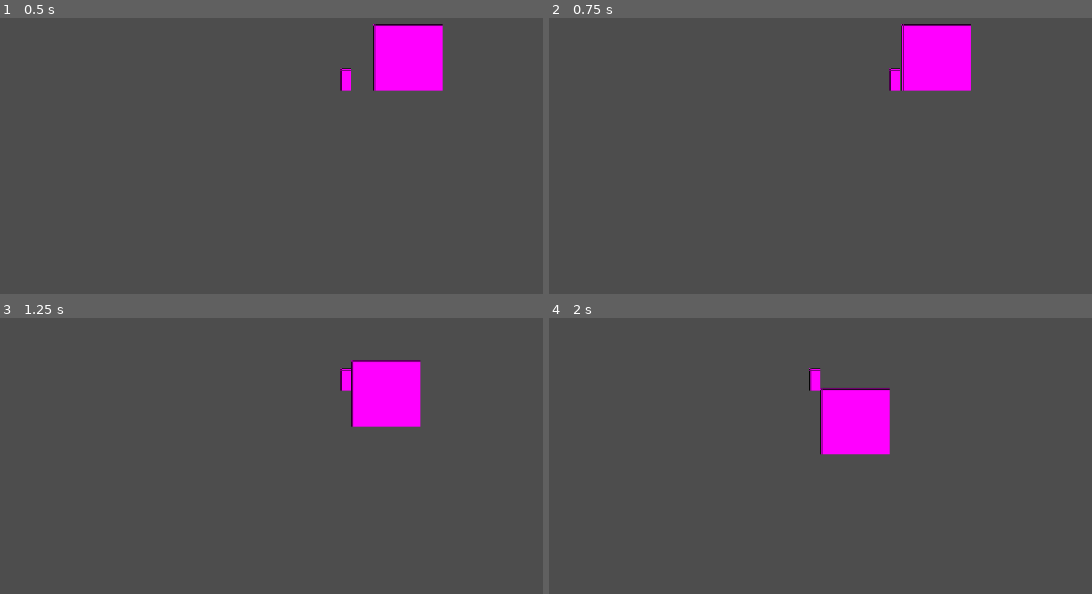
Above: before the commit, frames 1-4 (two rows, left to right).
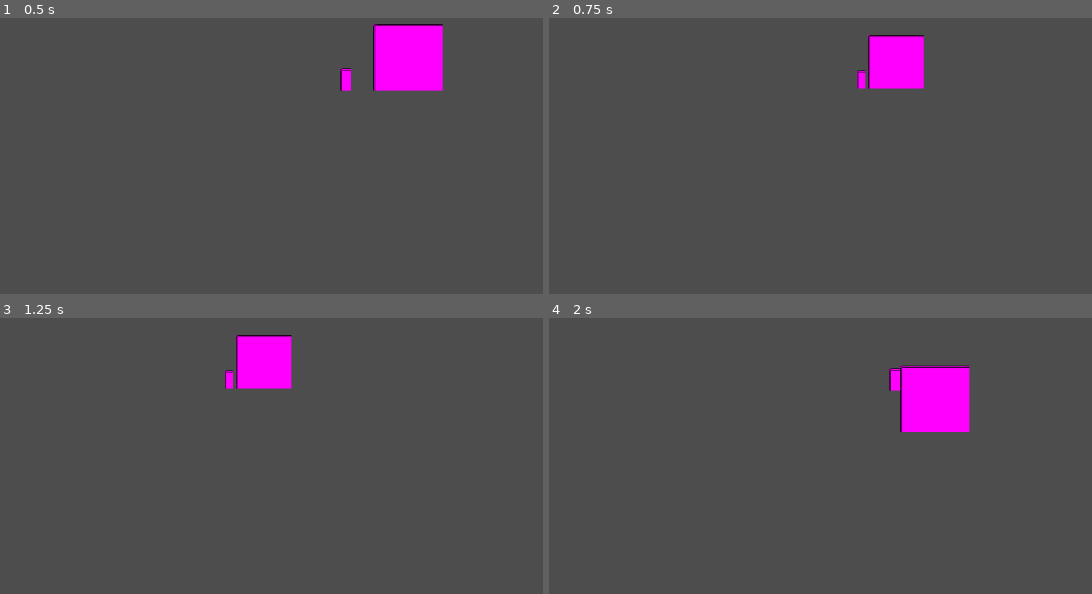
Above: after the commit, the same moments.

Repository: INV-matt/GMTK-game-jam
Game: Godot game, scene res://Scenes/main.tscn
Two runs of this game, one before a commit and one after it. Both use one fixed random seed, a clock stepped at 60 frames per second and the inputs below.
Inputs:
- Up to frame 1 (0.5 s): no input
- Up to frame 2 (0.75 s): hold D (pl_right) from 0.53 s (still down); hold Tab (pl_scout) from 0.53 s (still down)
- Up to frame 3 (1.25 s): keep holding D (pl_right); keep holding Tab (pl_scout); tap Space (pl_jump) at 0.77, 0.8, 1.07 s
- Up to frame 4 (2 s): keep holding D (pl_right); release Tab (pl_scout) at 1.28 s; tap Space (pl_jump) at 1.35, 1.52, 1.82 s; tap Tab (pl_scout) at 1.55 s

Frame 1 is identical in both runs. In frame 2, 3.7% of the frame differs, in the area x 56-78%, y 2-27%; in frame 3, 5.4%; in frame 4, 6.6%, in the area x 47-78%, y 17-50%.

Commit message:
Basic Scout Ability, still WIP

Diff:
--- a/Scripts/camera_movement.gd
+++ b/Scripts/camera_movement.gd
@@ -18,10 +18,14 @@
 
 
 func _on_scout_enter() -> void:
+  print("scout entered")
+  zoom *= .8
   _isScouting = true
   return
 
 func _on_scout_exit() -> void:
+  print("scout exited")
+  zoom /= .8
   position = Vector2(0, 0)
   _isScouting = false
   return
--- a/Scripts/player.gd
+++ b/Scripts/player.gd
@@ -39,7 +39,7 @@
   _handleJump()
 
 
-  if Input.get_action_strength("pl_scout"):
+  if Input.is_action_just_pressed("pl_scout"):
     if _isScouting:
       _isScouting = false
       SignalBus.scout_exit.emit()
@@ -81,7 +81,7 @@
 #region JUMP
 func _handleJump() -> void:
   if _isScouting: return
-  if Input.get_action_strength("pl_jump"): _frameSinceJumpPressed = 0
+  if Input.is_action_just_pressed("pl_jump"): _frameSinceJumpPressed = 0
 
   if _frameSinceJumpPressed > JumpBuffer: return
 
